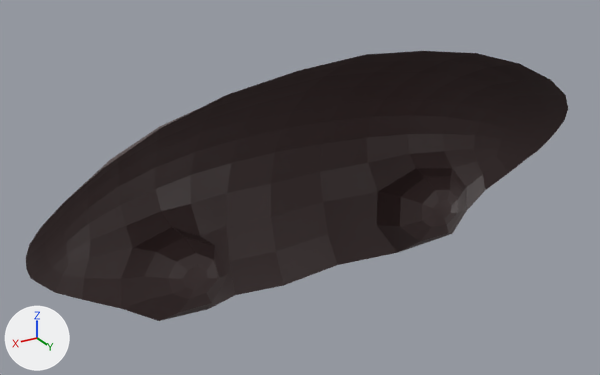
Renders of the glTF model frontend/public/assets/companion/glb/nose/nose01.glb from each side of a commit.
The view is the same before and after, from a camera (50 mm lens) standing at (0.0891, -0.252, 1.5195) and looking at (0.0027, -0.3959, 1.4475). Every picture has the same lights, and +X, +Y and +Z are marked at lower left. The first picture is the older version. Vertices at exactly the same position are counted once.

In view in the first picture: 'Nase'.
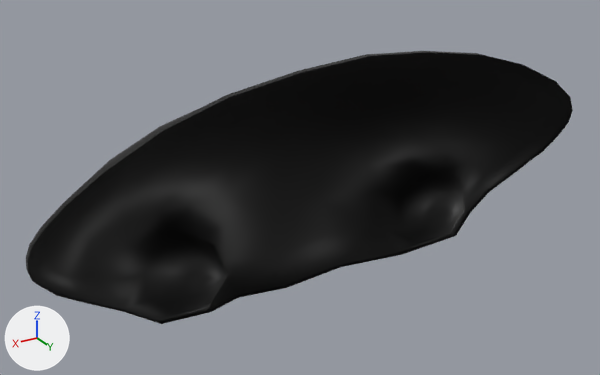
The newer file is also turned or shifted as a whole; pictures and numbers use the older file's frame.

Location of each change, [x1, y1, x2, y2] in pixels of the pictures (600 x 375 px):
'Nase', reshaped: before [26, 51, 568, 321]; after [26, 51, 573, 324]
part 1 of me_plane_004, added: after [26, 51, 573, 324]
part 2 of me_plane_004, recoloured: [28, 52, 568, 321] in both

Edits to the bpy script that builds the scene:
```text
Add mat_nase_black:
    mat_nase_black = bpy.data.materials.new('Nase Black')
    # nodes: BsdfPrincipled, Mix, OutputMaterial, VertexColor
    # colours: black #000000, mixed with the vertex colours
Change me_plane_004:
    used by ob_nase; location = (0.0, 0.0, 0.0)
    remove me_plane_004.from_pydata(...)  # 227 vertices, 416 faces; spans x -0.0642..0.0642, y -0.4142..-0.3766, z 1.416..1.481
    add me_plane_004.from_pydata(...)  # 263 vertices, 488 faces; spans x -0.0642..0.0642, y -0.4142..-0.3752, z 1.416..1.481
    me_plane_004 part 1
    21 new vertices lie (0.0, 0.0014, 0.0) away from vertices in x -0.0642..0.0642, y -0.4061..-0.3766, z 1.4188..1.481
    15 new vertices lie (0.0, 0.0013, 0.0) away from vertices in x -0.0631..0.0631, y -0.4083..-0.3773, z 1.416..1.4798
    72 new faces join them
    me_plane_004 part 2: 416 faces spanning x -0.0642..0.0642, y -0.4142..-0.3766, z 1.416..1.481 switch from mat_nase_braun to mat_nase_black
```
